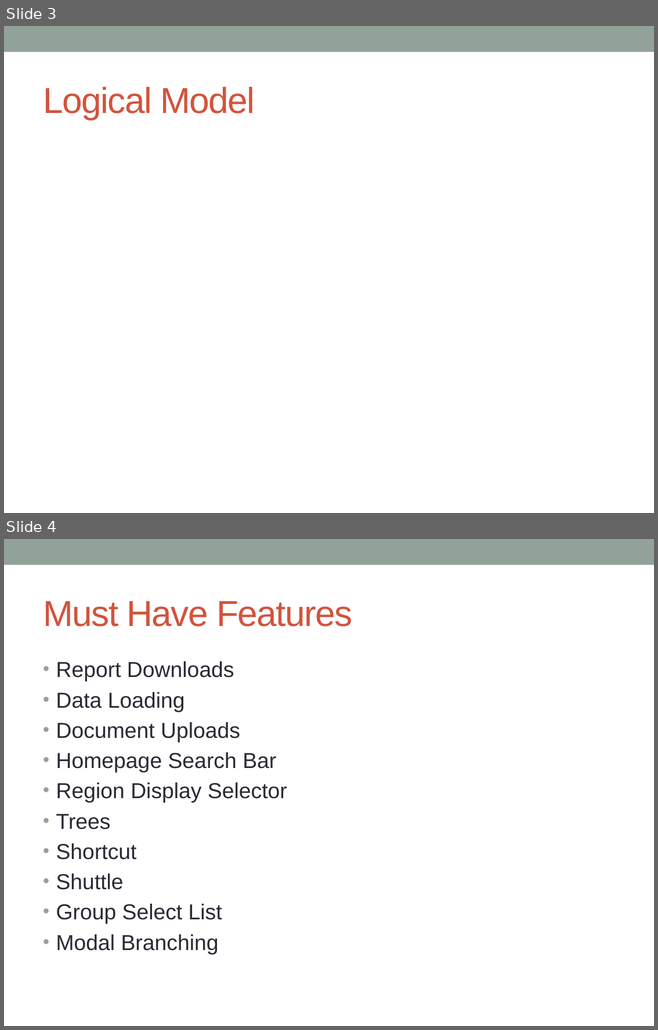
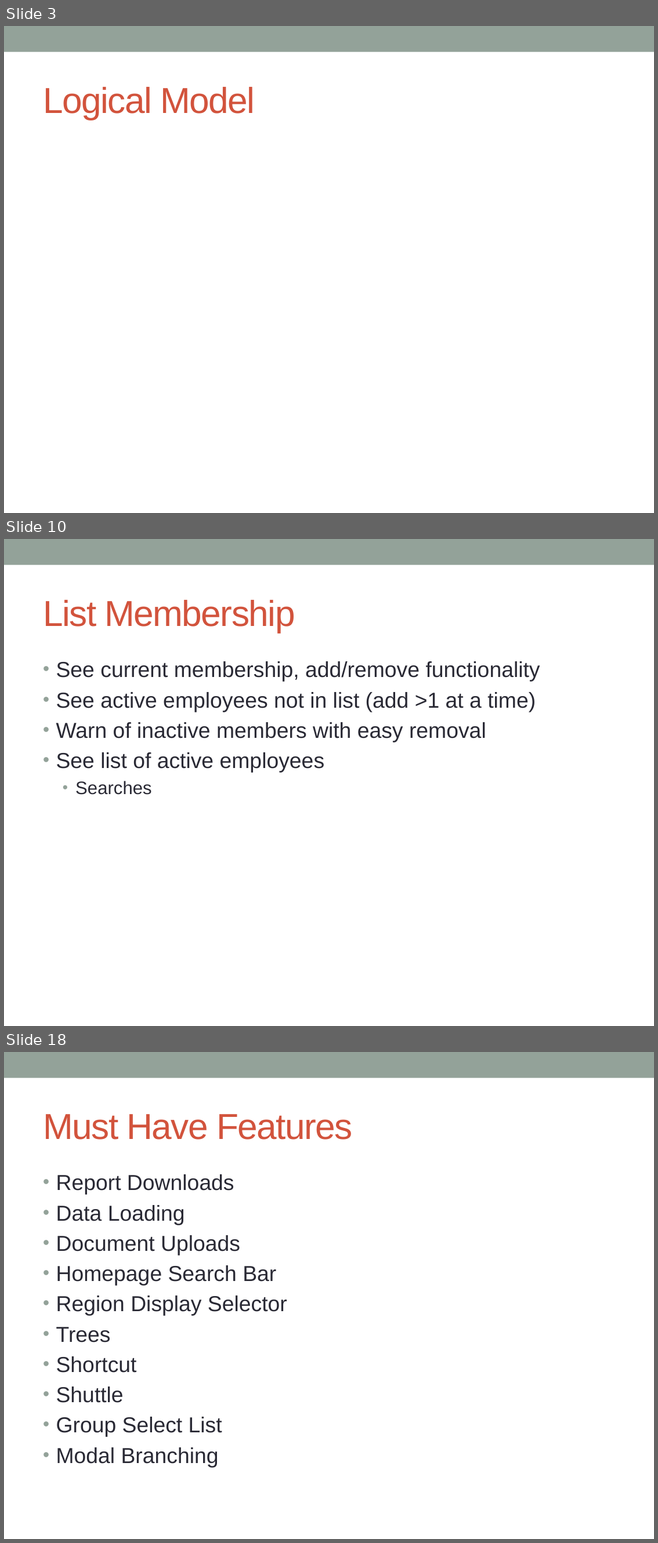
Before and after one commit to cschwendiman/cs347project, a slide deck: project_presentation.pptx. Shown one above the other, each under a label of ours: slides 3 and 4 before the commit, slides 3, 10 and 18 after it; the slides between them are not shown. The pictures are 658x1030 and 658x1543 pixels, drawn with LibreOffice and Linux fonts; fonts in the diff are those of the drawing. Boxes give left, top, right and bottom in pixels: in the first picture for what was removed or moved away, otherwise in the second. Text is boxed around its words. In the diff, an @@ line names an element or a change of style, - is before the commit and + after.

Commit message:
Powerpoint had core functionality bits

```diff
--- a/project_presentation.pptx
+++ b/project_presentation.pptx
@@ slide 10 added at (4,539,654,1026), background #FFFFFF; not listed: 1 template element that a slide beside it also shows @@
@@ title added at (43,600,295,633), 40 pt, text #D2533C @@
+List Membership
@@ text added at (56,661,540,795), 24 pt, text #292934 @@
+• See current membership, add/remove functionality
+• See active employees not in list (add >1 at a time)
+• Warn of inactive members with easy removal
+• See list of active employees
+  • Searches
@@ what was slide 4 is now slide 18 @@
```
Also in this commit, not shown: 13 other slides added.
